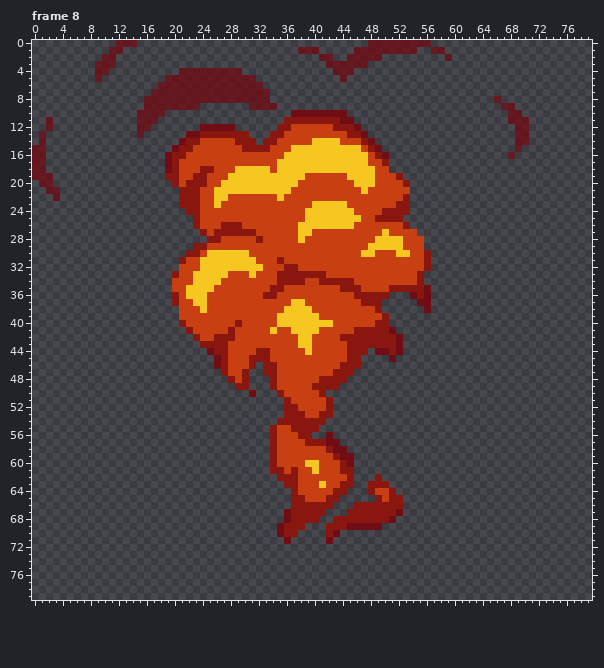
Pixel-art file: Assets/Art/Sprites/Fireball.aseprite. Above is the file before it was changed.
80x80 pixels, 10 frames. Shown: frame 8. The commit also changed other frames, which this record leaves out.
The same view after the edit:
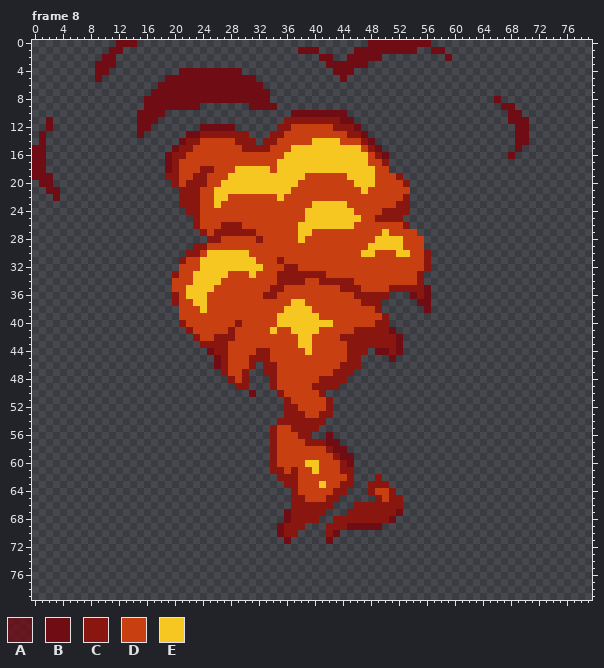
Palette (. is transparent): A #6f0c14c9  B #6f0c14  C #8a170f  D #c83f12  E #f6c621
What changed:
layer "Transluscent" opacity 79% -> 100%
--- frame 8
@@ x 0..79 @@
- 0 ............AAA.................................AAAAAAAAA.......................
- 1 ...........AA.........................AAA.....AAAAAAAAA..AA.....................
- 2 ..........AA.............................AA..AAAAA.........A....................
- 3 .........AAA..............................AAAAAA................................
- 4 .........AA..........AAAAAAAAA.............AAA..................................
- 5 .........A.........AAAAAAAAAAAAA............A...................................
- 6 ..................AAAAAAAAAAAAAAA...............................................
- 7 .................AAAAAAAAAAAAAAAAA..............................................
- 8 ................AAAAAAAAAAAAAAAAAA................................A.............
- 9 ................AAAAAAAA.......AAAA................................AA...........
-10 ...............AAAA..................BBBBBBBB.......................AA..........
-11 ..A............AAA..................CCCCCCCCBB......................AAA.........
-12 ..A............AA.......BBBBB......CCDDDDDDCCCB......................AA.........
-13 .A.............A......BBCCCCCCC...CCDDDDDDDDDCCB.....................AA.........
-14 .A...................BCCDDDDDCCC.CCDDDDDEEEEDDDCB....................AA.........
-15 AA..................BCCDDDDDDDCCCCDDDEEEEEEEEEEDCB...................A..........
-16 AA.................BCCDDDDDDDDDDDDDDEEEEEEEEEEEEDCB.................A...........
-17 AA.................BCDDDDDDDDDDDDDDEEEEEEEEEEEEEDDC.............................
-18 AA.................BCDDDCCDDDEEEEEDEEEEEEEEEEEEEEDD.............................
-19 AAA................CCDDCCDDDEEEEEEEEEEEDDDDDDEEEEDDDC...........................
-20 .AA.................CDCCCDDEEEEEEEEEEEDDDDDDDDEEEDDDDC..........................
-21 ..AA.................CCCDDEEEEEEEEEEEDDDDDDDDDDEDDDDDD..........................
-22 ...A.................CCCDDEEDDDDDDDEDDDDDDDDDDDDDDDDDC..........................
+ 0 ............BBB.................................BBBBBBBBB.......................
+ 1 ...........BB.........................BBB.....BBBBBBBBB..BB.....................
+ 2 ..........BB.............................BB..BBBBB.........B....................
+ 3 .........BBB..............................BBBBBB................................
+ 4 .........BB..........BBBBBBBBB.............BBB..................................
+ 5 .........B.........BBBBBBBBBBBBB............B...................................
+ 6 ..................BBBBBBBBBBBBBBB...............................................
+ 7 .................BBBBBBBBBBBBBBBBB..............................................
+ 8 ................BBBBBBBBBBBBBBBBBB................................B.............
+ 9 ................BBBBBBBB.......BBBB................................BB...........
+10 ...............BBBB..................BBBBBBBB.......................BB..........
+11 ..B............BBB..................CCCCCCCCBB......................BBB.........
+12 ..B............BB.......BBBBB......CCDDDDDDCCCB......................BB.........
+13 .B.............B......BBCCCCCCC...CCDDDDDDDDDCCB.....................BB.........
+14 .B...................BCCDDDDDCCC.CCDDDDDEEEEDDDCB....................BB.........
+15 BB..................BCCDDDDDDDCCCCDDDEEEEEEEEEEDCB...................B..........
+16 BB.................BCCDDDDDDDDDDDDDDEEEEEEEEEEEEDCB.................B...........
+17 BB.................BCDDDDDDDDDDDDDDEEEEEEEEEEEEEDDC.............................
+18 BB.................BCDDDCCDDDEEEEEDEEEEEEEEEEEEEEDD.............................
+19 BBB................CCDDCCDDDEEEEEEEEEEEDDDDDDEEEEDDDC...........................
+20 .BB.................CDCCCDDEEEEEEEEEEEDDDDDDDDEEEDDDDC..........................
+21 ..BB.................CCCDDEEEEEEEEEEEDDDDDDDDDDEDDDDDD..........................
+22 ...B.................CCCDDEEDDDDDDDEDDDDDDDDDDDDDDDDDC..........................
 23 .....................CCCDDEDDDDDDDDDDDDDEEEEEDDDDDDDCC..........................
Boxes around the changes in both pictures, in picture pixels (x1, y1, x2, y2):
changed: (95, 40, 137, 82)
changed: (298, 40, 452, 82)
changed: (137, 68, 277, 138)
changed: (494, 96, 529, 159)
changed: (32, 117, 60, 201)
